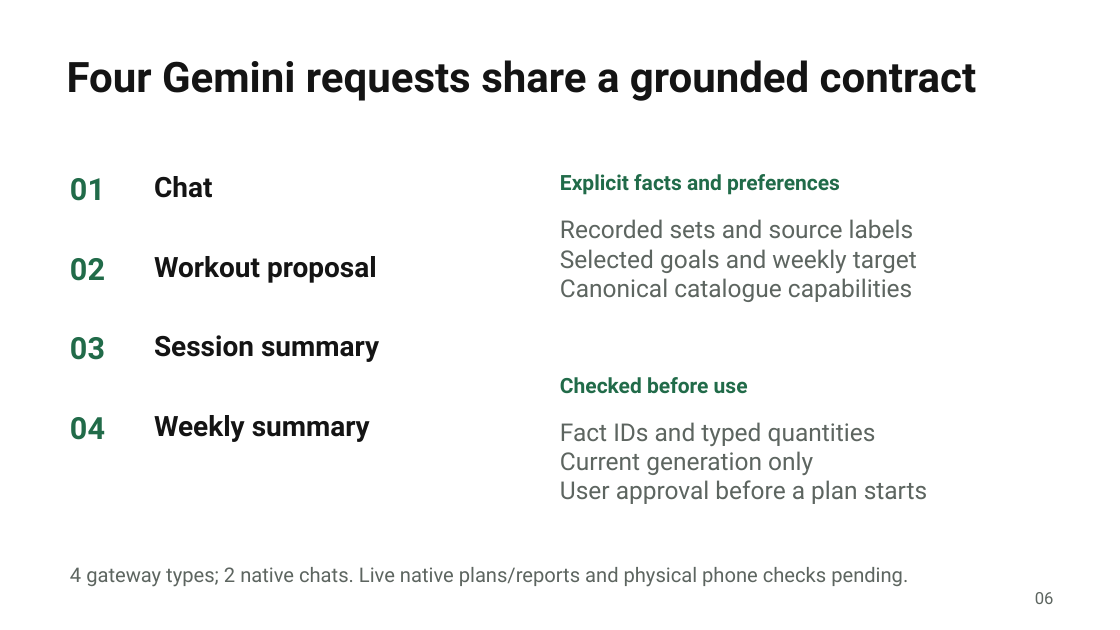
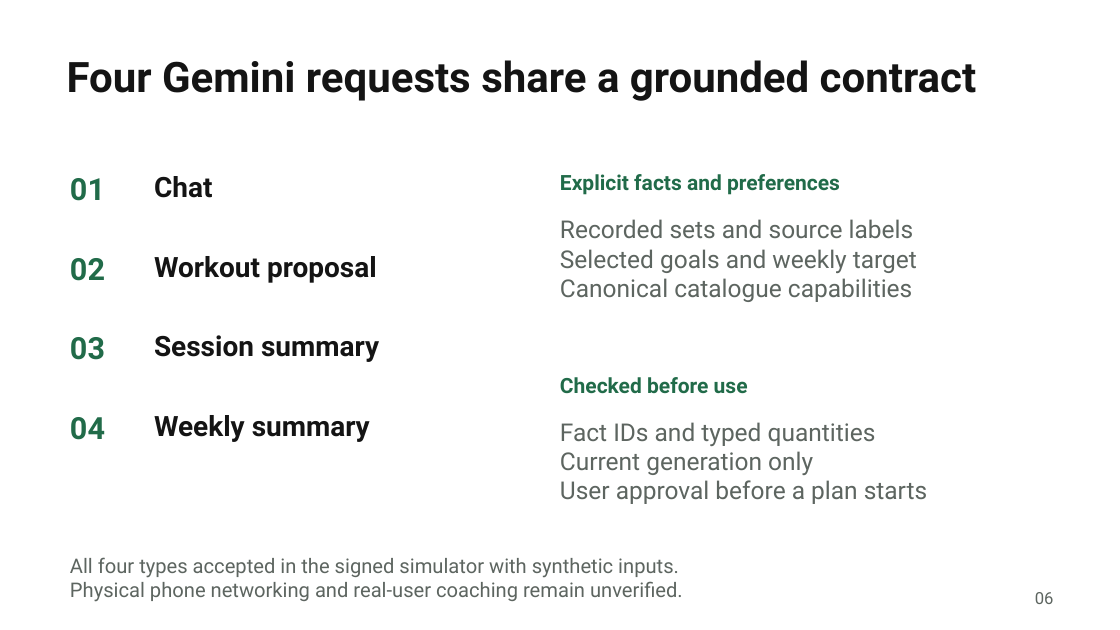
Before and after one commit to NakkiV7/oxhack-team, a slide deck: slide 6 of presentation/output/spottr-judges.pptx. Drawn at 1120x630 pixels with LibreOffice and Linux fonts; fonts in the diff are those of the drawing. Boxes give left, top, right and bottom in pixels: in the first picture for what was removed or moved away, otherwise in the second. Text is boxed around its words. In the diff, an @@ line names an element or a change of style, - is before the commit and + after.

Commit message:
docs: refresh judges deck with accepted Gemini and Tiger evidence

```diff
--- a/presentation/output/spottr-judges.pptx
+++ b/presentation/output/spottr-judges.pptx
@@ text at (x1=70, y1=557, x2=683, y2=602): text changed @@
-4 gateway types; 2 native chats. Live native plans/reports and physical phone checks pending.
+All four types accepted in the signed simulator with synthetic inputs.
+Physical phone networking and real-user coaching remain unverified.
```
Also in this commit, not shown: 2 other slides changed, 11 other files.
